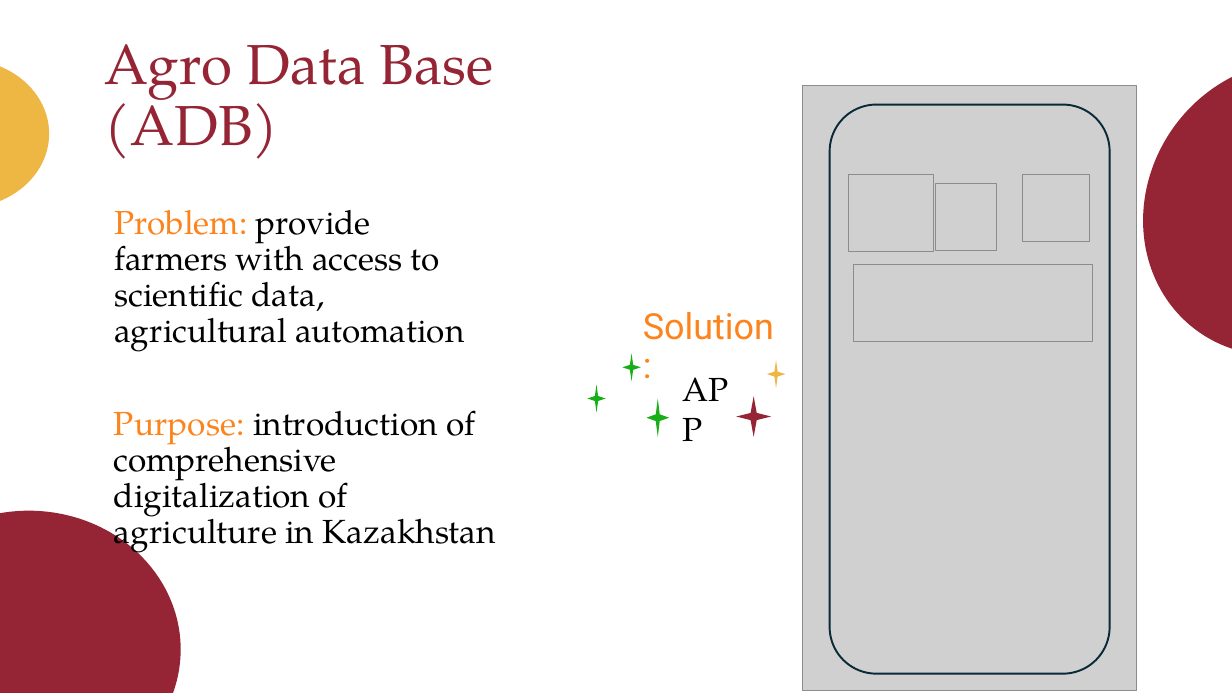
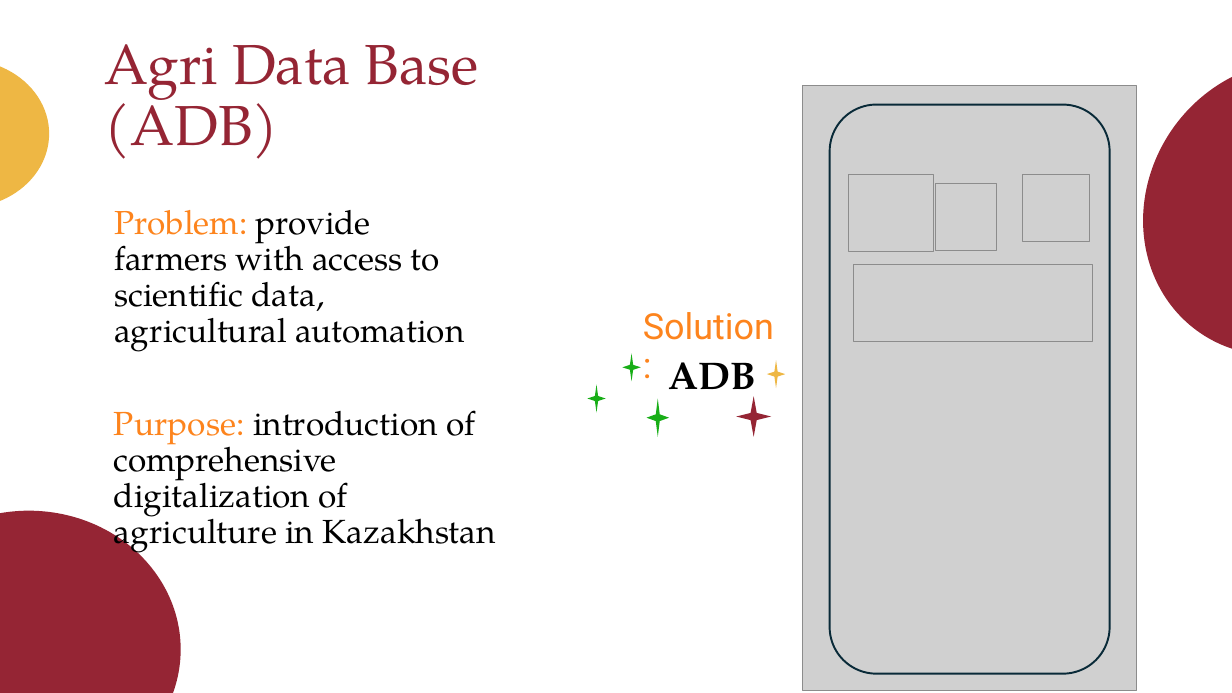
Before and after one commit to Aibekin/NASA, a slide deck: slide 2 of ADB.pptx. Drawn at 1232x693 pixels with LibreOffice and Linux fonts; fonts in the diff are those of the drawing; grey boxes stand for pictures. Boxes give left, top, right and bottom in pixels: in the first picture for what was removed or moved away, otherwise in the second. Text is boxed around its words. In the diff, an @@ line names an element or a change of style, - is before the commit and + after.

```diff
--- a/ADB.pptx
+++ b/ADB.pptx
@@ text at bbox=[105, 44, 479, 159]: text changed @@
-Agro Data Base (ADB)
+Agri Data Base (ADB)
@@ text at bbox=[668, 362, 756, 403]: text changed; size 26 to 30 pt; bold on @@
-APP
+ADB
```
Also in this commit, not shown: 4 other slides changed.
